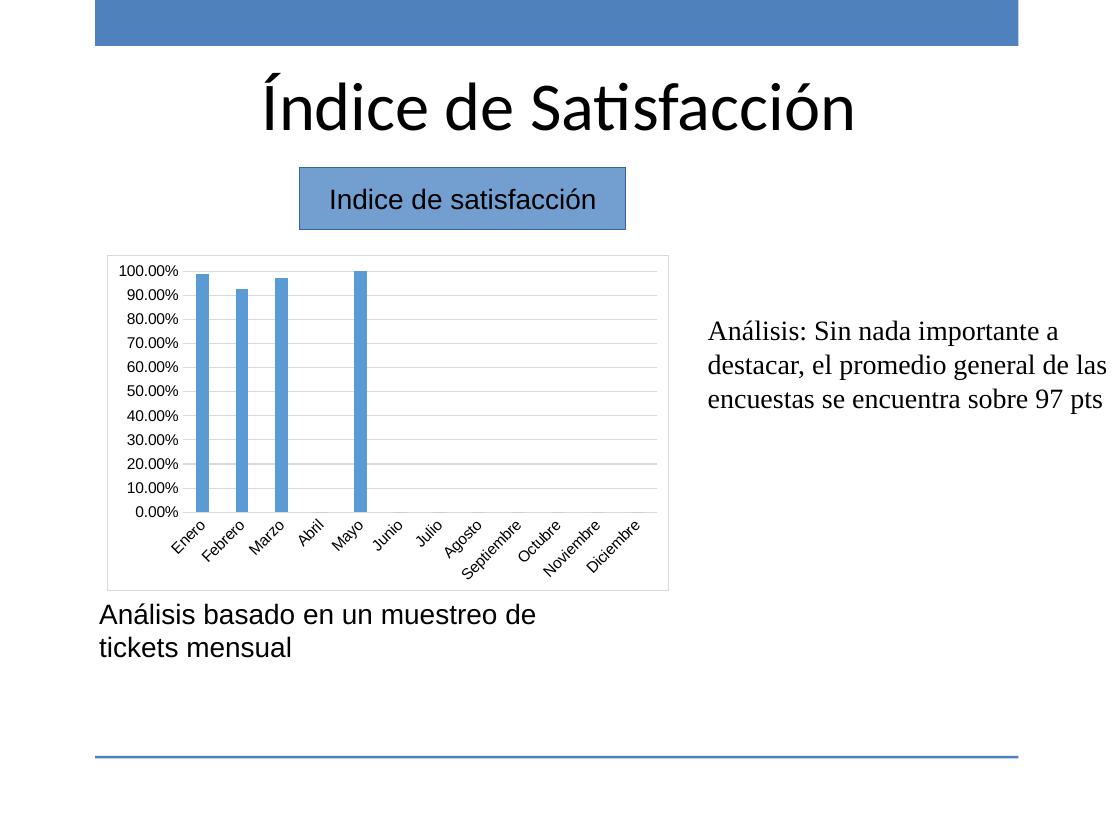
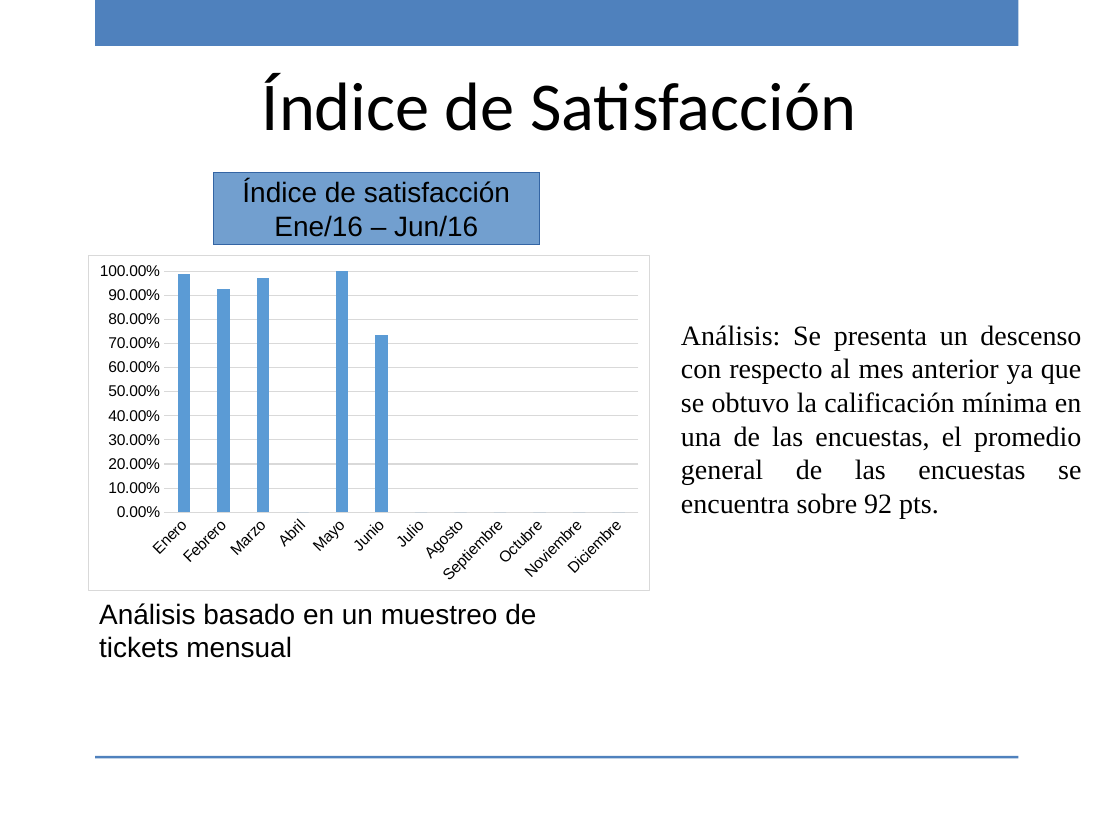
Before and after one commit to ricardo-novelasos/SOSQTP, a slide deck: slide 18 of Proyectos/2016/Métricas y monitoreo/Reporte_monitoreo_2016.pptx. Drawn at 1120x840 pixels with LibreOffice and Linux fonts; fonts in the diff are those of the drawing; background and template pictures are left out. Boxes give left, top, right and bottom in pixels: in the first picture for what was removed or moved away, otherwise in the second. Text is boxed around its words. In the diff, an @@ line names an element or a change of style, - is before the commit and + after.

Commit message:
Reporte de monitores mes de junio

```diff
--- a/Proyectos/2016/Métricas y monitoreo/Reporte_monitoreo_2016.pptx
+++ b/Proyectos/2016/Métricas y monitoreo/Reporte_monitoreo_2016.pptx
@@ rectangle "Índice de satisfacción": place and size @@
-rectangle "Índice de satisfacción" at <box>300,168,626,230</box>
+rectangle "Índice de satisfacción" at <box>213,172,539,244</box>
@@ text in rectangle at <box>242,180,510,237</box>: text changed @@
-Indice de satisfacción
+Índice de satisfacción
+Ene/16 – Jun/16
@@ column chart at <box>88,255,651,591</box> @@
@@ Series 1, Junio: - to 0.73 @@
@@ column chart: place and size @@
-column chart at <box>106,255,669,591</box>
+column chart at <box>88,255,651,591</box>
@@ text at <box>681,325,1081,518</box>: text changed @@
-Análisis: Sin nada importante a destacar, el promedio general de las encuestas se encuentra sobre 97 pts
+Análisis: Se presenta un descenso con respecto al mes anterior ya que se obtuvo la calificación mínima en una de las encuestas, el promedio general de las encuestas se encuentra sobre 92 pts.
```
Also in this commit, not shown: 18 other slides changed, 2 slides added, 2 slides removed, 2 other files.
